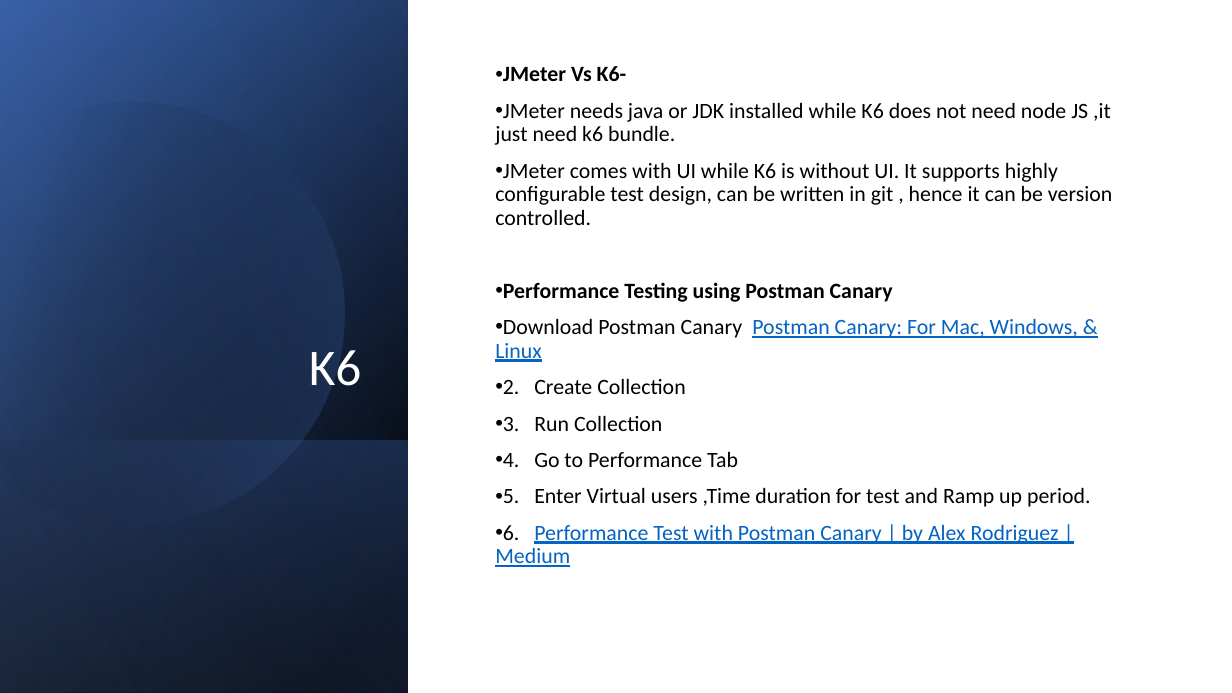
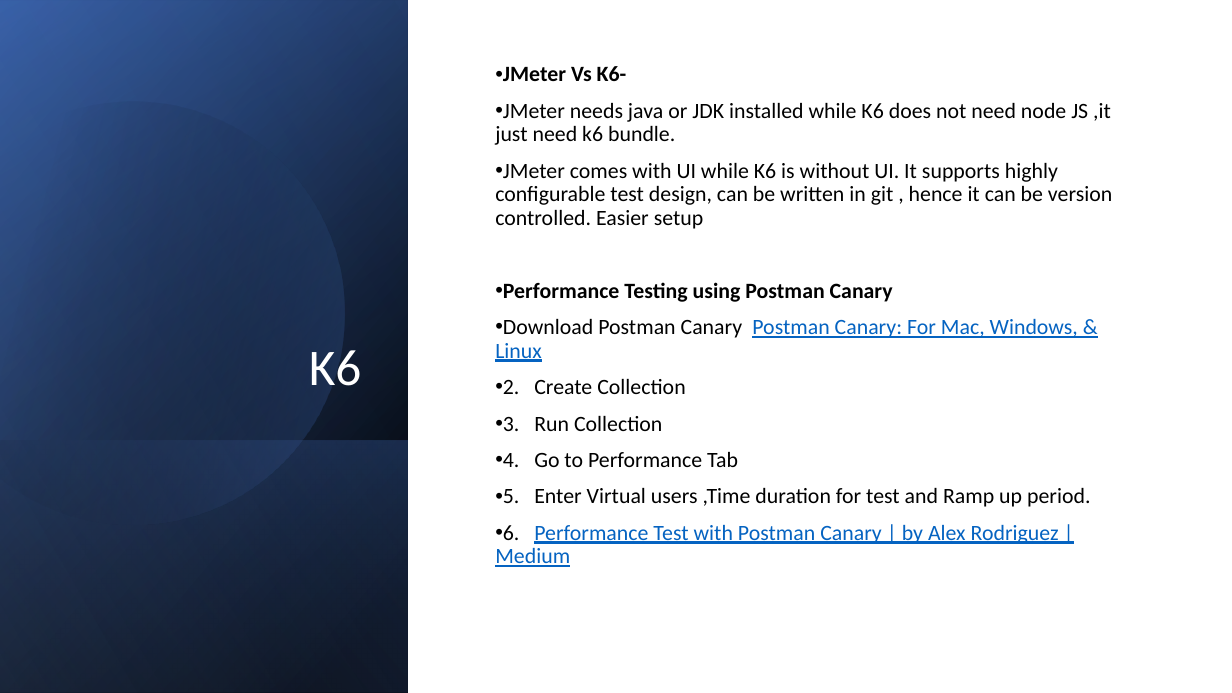
Before and after one commit to AlokSDET/postman-k6-poc, a slide deck: slide 1 of k6_Postman_Playwright.pptx. Drawn at 1232x693 pixels with LibreOffice and Linux fonts; fonts in the diff are those of the drawing. Boxes give left, top, right and bottom in pixels: in the first picture for what was removed or moved away, otherwise in the second. Text is boxed around its words. In the diff, an @@ line names an element or a change of style, - is before the commit and + after.

```diff
--- a/k6_Postman_Playwright.pptx
+++ b/k6_Postman_Playwright.pptx
@@ subtitle at (495, 163, 1112, 229): text changed @@
-• JMeter comes with UI while K6 is without UI. It supports highly configurable test design, can be written in git , hence it can be version controlled.
+• JMeter comes with UI while K6 is without UI. It supports highly configurable test design, can be written in git , hence it can be version controlled. Easier setup
```
Also in this commit, not shown: 2 slides added, 14 other files.
